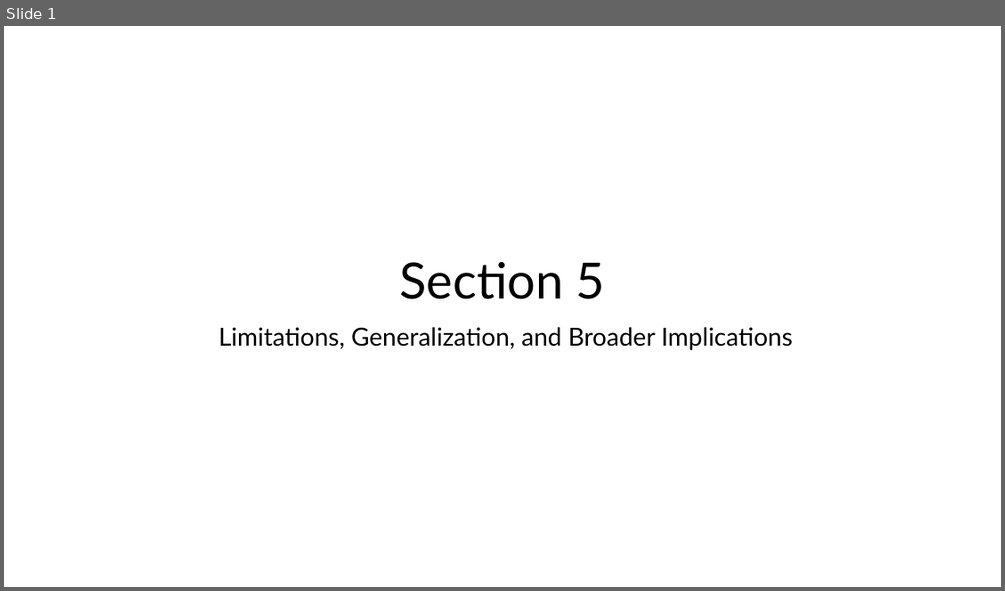
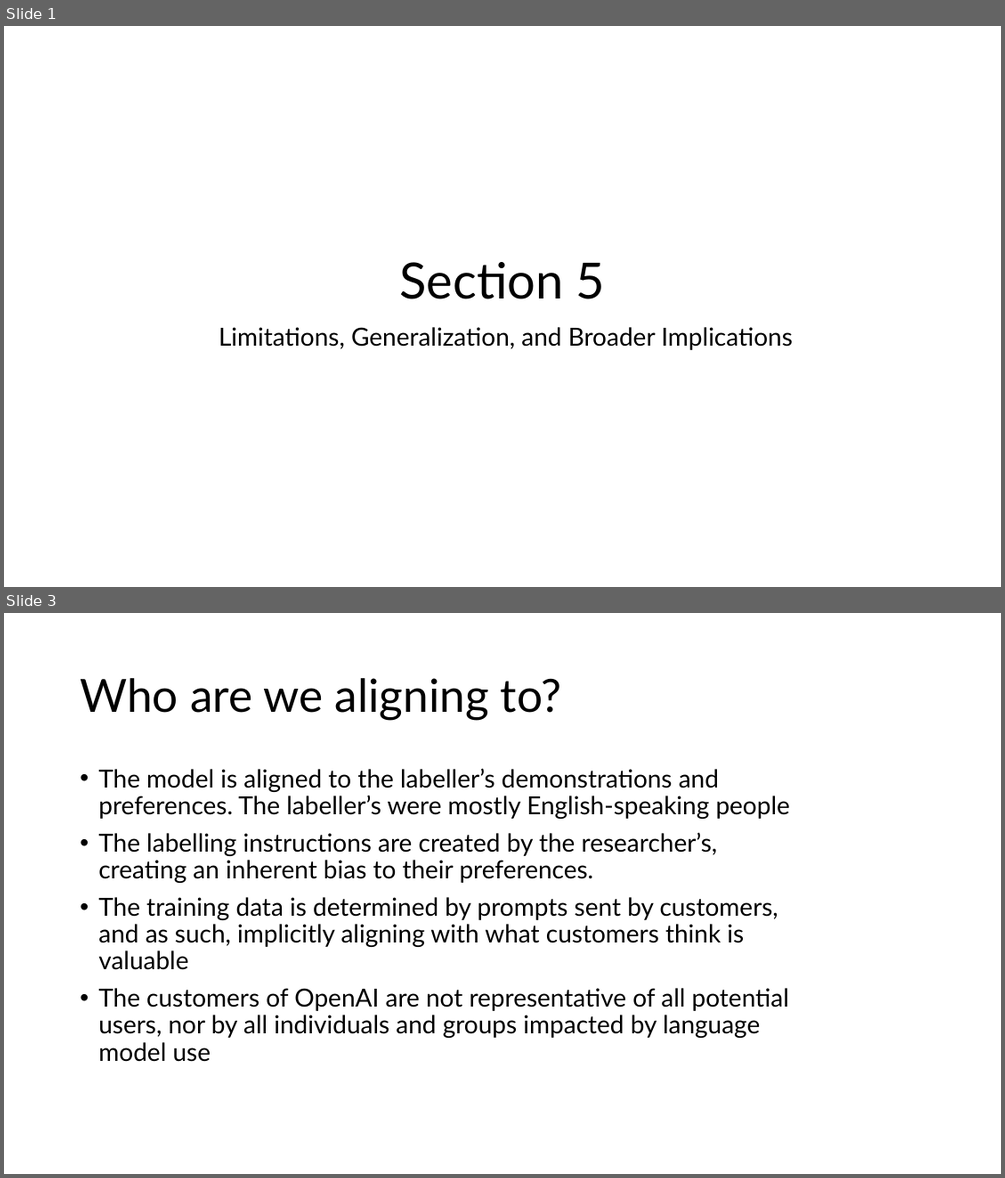
Before and after one commit to logus2k/genai_paper, a slide deck: section5/section5.pptx. Shown one above the other, each under a label of ours: slide 1 before the commit, slides 1 and 3 after it; the slides between them are not shown. The pictures are 1005x591 and 1005x1178 pixels, drawn with LibreOffice and Linux fonts; fonts in the diff are those of the drawing. Boxes give left, top, right and bottom in pixels: in the first picture for what was removed or moved away, otherwise in the second. Text is boxed around its words. In the diff, an @@ line names an element or a change of style, - is before the commit and + after.

```diff
--- a/section5/section5.pptx
+++ b/section5/section5.pptx
@@ slide 3 added at bbox=[4, 613, 1001, 1174], background #FFFFFF @@
@@ title added at bbox=[80, 678, 562, 720], 44 pt, text #000000 @@
+Who are we aligning to?
@@ text added at bbox=[98, 768, 790, 1062], 24 pt, text #000000 @@
+• The model is aligned to the labeller’s demonstrations and preferences. The labeller’s were mostly English‐speaking people
+• The labelling instructions are created by the researcher’s, creating an inherent bias to their preferences.
+• The training data is determined by prompts sent by customers, and as such, implicitly aligning with what customers think is valuable
+• The customers of OpenAI are not representative of all potential users, nor by all individuals and groups impacted by language model use
```
Also in this commit, not shown: 4 other slides added, 1 slide removed, 1 other file.
